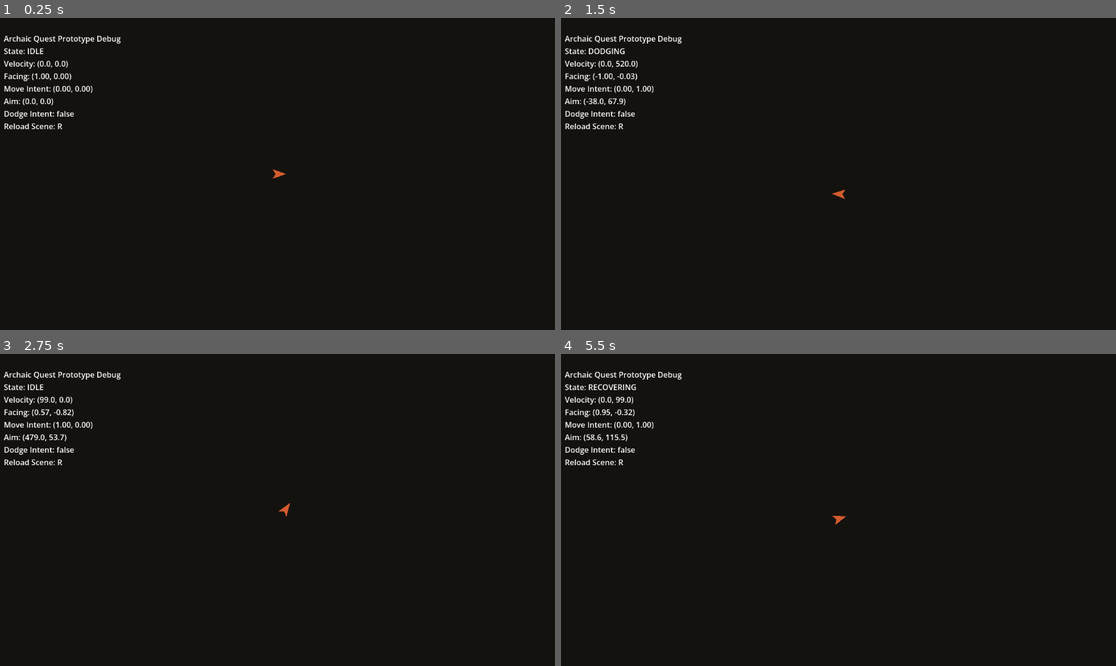
Above: before the commit, frames 1-4 (two rows, left to right).
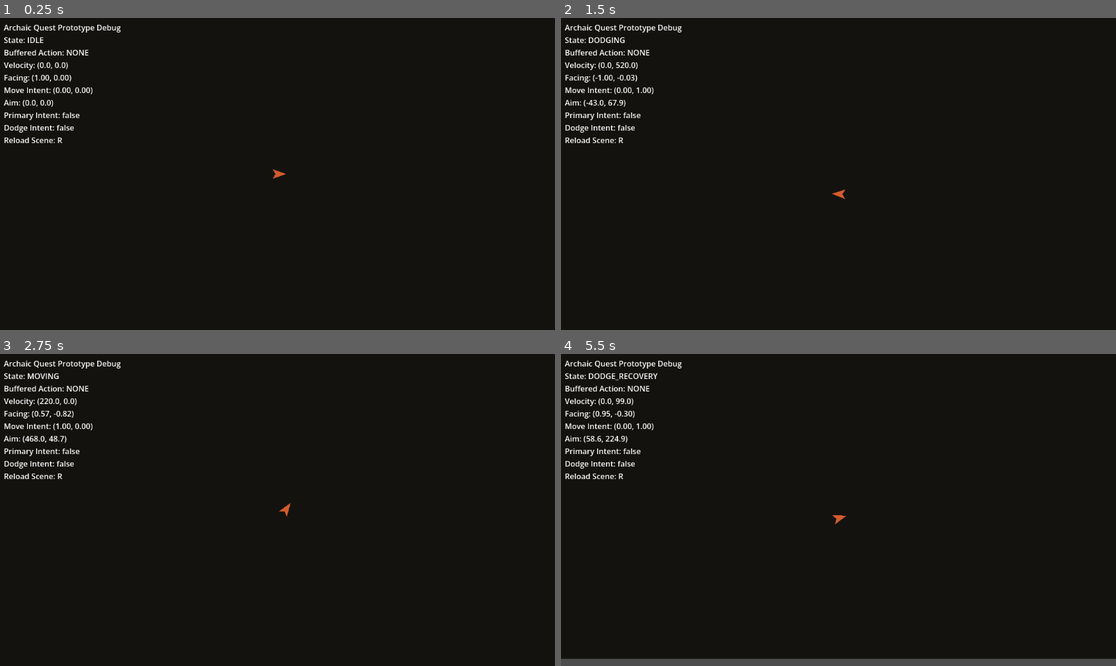
Above: after the commit, the same moments.

Repository: CS-Builder1/Archaic-Quest
Game: Godot game, scene res://scenes/world/OuterCaldera.tscn
The game is run twice, just before and just after one commit, with the same random seed, the same clock (stepped at 60 frames per second) and the same inputs.
Inputs (mouse positions are in pixels of both pictures, inside the frame that each line leads up to):
- Up to frame 1 (0.25 s): no input
- Up to frame 2 (1.5 s): tap Enter at 0.5 s; move the mouse to (960, 158) at 0.52 s; hold D (move_right) 0.53-1.28 s; tap Space (dodge) at 0.6, 1.35 s; move the mouse to (727, 189) at 1.27 s; hold S (move_down) from 1.28 s (still down)
- Up to frame 3 (2.75 s): move the mouse to (333, 441) at 2.02 s; release S (move_down) at 2.03 s; hold D (move_right) from 2.03 s (still down); tap F (interact) at 2.1 s; tap Space (dodge) at 2.3 s
- Up to frame 4 (5.5 s): move the mouse to (810, 572) at 2.77 s; release D (move_right) at 2.78 s; hold W (move_up) 2.78-3.53 s; click (810, 572) at 2.85 s; tap Space (dodge) at 3.05, 3.8, 4.35, 5.1 s; move the mouse to (1005, 556) at 3.52 s; hold A (move_left) 3.53-5.03 s; right-click (1005, 556) at 3.6 s; move the mouse to (672, 463) at 4.27 s; move the mouse to (866, 510) at 5.02 s; hold S (move_down) from 5.03 s (still down)

The runs differ from the first frame. In frame 1, 1.8% of the frame differs, in the area x 0-22%, y 2-41%; in frame 2, 1.9%; in frame 3, 1.9%; in frame 4, 4.2%, in the area x 0-100%, y 2-100%.

Commit message:
Implement M1 input intent state gating and buffering

Diff:
--- a/scripts/player/PlayerController.gd
+++ b/scripts/player/PlayerController.gd
@@ -1,23 +1,47 @@
 extends CharacterBody2D
 class_name PlayerController
+
+enum PlayerState {
+	IDLE,
+	MOVING,
+	ATTACK_STARTUP,
+	ATTACK_ACTIVE,
+	ATTACK_RECOVERY,
+	DODGING,
+	DODGE_RECOVERY
+}
+
+enum BufferedAction {
+	NONE,
+	PRIMARY_ATTACK,
+	DODGE
+}
 
 @export var move_speed: float = 220.0
 @export var dodge_speed: float = 520.0
 @export var dodge_duration: float = 0.18
 @export var dodge_recovery: float = 0.22
+@export var attack_startup_duration: float = 0.12
+@export var attack_active_duration: float = 0.08
+@export var attack_recovery_duration: float = 0.28
+@export var input_buffer_duration: float = 0.2
 
 @onready var camera: Camera2D = $Camera2D
 @onready var input_intent: PlayerInputIntent = $PlayerInputIntent
 
 var facing_direction: Vector2 = Vector2.RIGHT
-var state: String = "IDLE"
+var state: PlayerState = PlayerState.IDLE
 var dodge_timer: float = 0.0
 var recovery_timer: float = 0.0
+var attack_timer: float = 0.0
 var last_move_vector: Vector2 = Vector2.RIGHT
+var buffered_action: BufferedAction = BufferedAction.NONE
+var buffered_action_timer: float = 0.0
 
 func _physics_process(delta: float) -> void:
 	input_intent.collect_intent(camera)
 	_update_facing()
+	_update_buffer(delta)
 	_update_state(delta)
 	move_and_slide()
 
@@ -30,31 +54,114 @@
 		facing_direction = to_mouse.normalized()
 		rotation = facing_direction.angle()
 
+func _update_buffer(delta: float) -> void:
+	if buffered_action != BufferedAction.NONE:
+		buffered_action_timer -= delta
+		if buffered_action_timer <= 0.0:
+			buffered_action = BufferedAction.NONE
+
+	if input_intent.wants_primary:
+		if can_start_attack():
+			_start_attack()
+		else:
+			_buffer_action(BufferedAction.PRIMARY_ATTACK)
+
+	if input_intent.wants_dodge:
+		if can_dodge():
+			_start_dodge()
+		else:
+			_buffer_action(BufferedAction.DODGE)
+
 func _update_state(delta: float) -> void:
-	if state == "DODGING":
-		dodge_timer -= delta
-		velocity = last_move_vector * dodge_speed
-		if dodge_timer <= 0.0:
-			state = "RECOVERING"
-			recovery_timer = dodge_recovery
-		return
+	match state:
+		PlayerState.DODGING:
+			dodge_timer -= delta
+			velocity = last_move_vector * dodge_speed
+			if dodge_timer <= 0.0:
+				state = PlayerState.DODGE_RECOVERY
+				recovery_timer = dodge_recovery
+			return
+		PlayerState.DODGE_RECOVERY:
+			recovery_timer -= delta
+			velocity = input_intent.move_vector * (move_speed * 0.45)
+			if recovery_timer <= 0.0:
+				state = PlayerState.IDLE
+			_attempt_consume_buffer()
+			return
+		PlayerState.ATTACK_STARTUP:
+			attack_timer -= delta
+			velocity = Vector2.ZERO
+			if attack_timer <= 0.0:
+				state = PlayerState.ATTACK_ACTIVE
+				attack_timer = attack_active_duration
+			return
+		PlayerState.ATTACK_ACTIVE:
+			attack_timer -= delta
+			velocity = Vector2.ZERO
+			if attack_timer <= 0.0:
+				state = PlayerState.ATTACK_RECOVERY
+				attack_timer = attack_recovery_duration
+			return
+		PlayerState.ATTACK_RECOVERY:
+			attack_timer -= delta
+			velocity = input_intent.move_vector * (move_speed * 0.35)
+			if attack_timer <= 0.0:
+				state = PlayerState.IDLE
+			_attempt_consume_buffer()
+			return
 
-	if state == "RECOVERING":
-		recovery_timer -= delta
-		velocity = input_intent.move_vector * (move_speed * 0.45)
-		if recovery_timer <= 0.0:
-			state = "IDLE"
-		return
-
-	if input_intent.move_vector.length() > 0.01:
+	if input_intent.move_vector.length() > 0.01 and can_move():
 		last_move_vector = input_intent.move_vector.normalized()
 		velocity = input_intent.move_vector * move_speed
-		state = "MOVING"
+		state = PlayerState.MOVING
 	else:
 		velocity = Vector2.ZERO
-		state = "IDLE"
+		state = PlayerState.IDLE
 
-	if input_intent.wants_dodge:
-		state = "DODGING"
-		dodge_timer = dodge_duration
-		velocity = last_move_vector * dodge_speed
+	_attempt_consume_buffer()
+
+func can_move() -> bool:
+	return state in [PlayerState.IDLE, PlayerState.MOVING]
+
+func can_dodge() -> bool:
+	return state in [PlayerState.IDLE, PlayerState.MOVING]
+
+func can_start_attack() -> bool:
+	return state in [PlayerState.IDLE, PlayerState.MOVING]
+
+func can_buffer_attack() -> bool:
+	return state in [PlayerState.ATTACK_STARTUP, PlayerState.ATTACK_ACTIVE, PlayerState.ATTACK_RECOVERY, PlayerState.DODGING, PlayerState.DODGE_RECOVERY]
+
+func _attempt_consume_buffer() -> void:
+	if buffered_action == BufferedAction.PRIMARY_ATTACK and can_start_attack():
+		_start_attack()
+		_clear_buffer()
+	elif buffered_action == BufferedAction.DODGE and can_dodge():
+		_start_dodge()
+		_clear_buffer()
+
+func _start_attack() -> void:
+	state = PlayerState.ATTACK_STARTUP
+	attack_timer = attack_startup_duration
+	velocity = Vector2.ZERO
+
+func _start_dodge() -> void:
+	state = PlayerState.DODGING
+	dodge_timer = dodge_duration
+	velocity = last_move_vector * dodge_speed
+
+func _buffer_action(action: BufferedAction) -> void:
+	if action == BufferedAction.PRIMARY_ATTACK and not can_buffer_attack():
+		return
+	buffered_action = action
+	buffered_action_timer = input_buffer_duration
+
+func _clear_buffer() -> void:
+	buffered_action = BufferedAction.NONE
+	buffered_action_timer = 0.0
+
+func get_state_name() -> String:
+	return PlayerState.keys()[state]
+
+func get_buffered_action_name() -> String:
+	return BufferedAction.keys()[buffered_action]
--- a/scripts/ui/DebugOverlay.gd
+++ b/scripts/ui/DebugOverlay.gd
@@ -17,11 +17,13 @@
 	var intent := player.input_intent
 	return "\n".join([
 		"Archaic Quest Prototype Debug",
-		"State: %s" % player.state,
+		"State: %s" % player.get_state_name(),
+		"Buffered Action: %s" % player.get_buffered_action_name(),
 		"Velocity: (%.1f, %.1f)" % [player.velocity.x, player.velocity.y],
 		"Facing: (%.2f, %.2f)" % [player.facing_direction.x, player.facing_direction.y],
 		"Move Intent: (%.2f, %.2f)" % [intent.move_vector.x, intent.move_vector.y],
 		"Aim: (%.1f, %.1f)" % [intent.aim_world_position.x, intent.aim_world_position.y],
+		"Primary Intent: %s" % str(intent.wants_primary),
 		"Dodge Intent: %s" % str(intent.wants_dodge),
 		"Reload Scene: R"
 	])
Not shown, changed: docs/acceptance-tests.md
